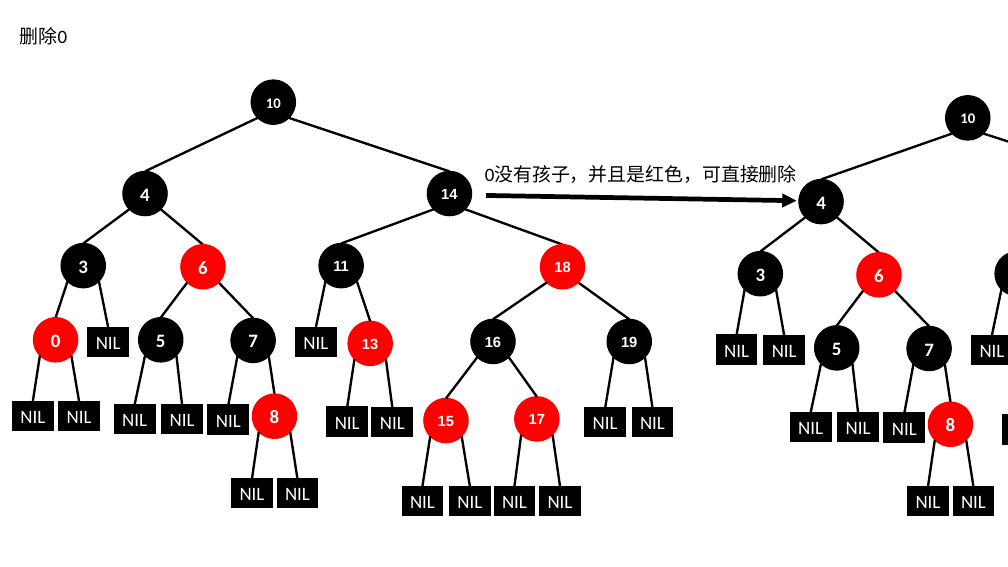
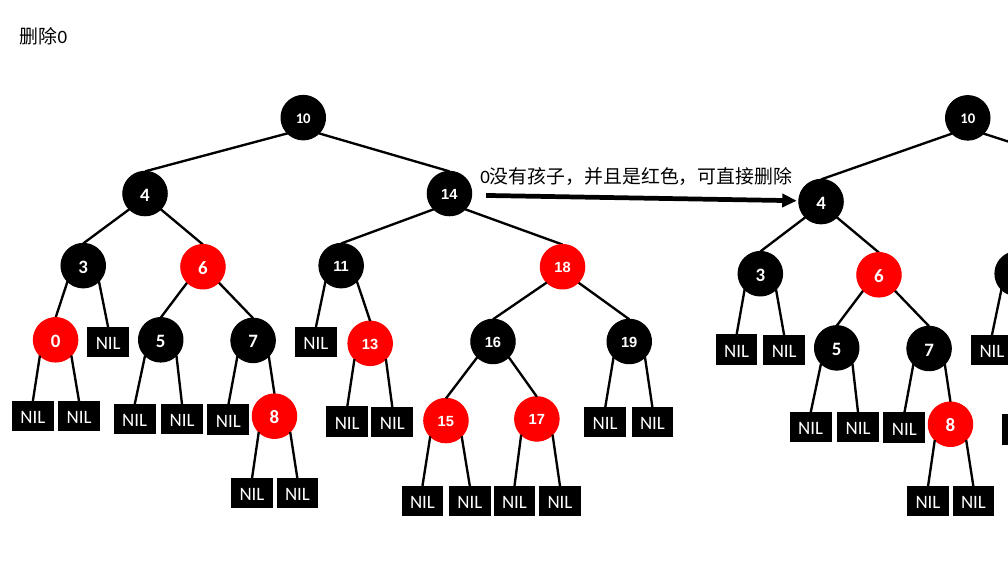
Before and after one commit to BinMarshall/studing, a slide deck: slide 22 of 源码分析/红黑树插入演示.pptx. Drawn at 1008x567 pixels with LibreOffice and Linux fonts; fonts in the diff are those of the drawing. Boxes give left, top, right and bottom in pixels: in the first picture for what was removed or moved away, otherwise in the second. Text is boxed around its words. In the diff, an @@ line names an element or a change of style, - is before the commit and + after.

```diff
--- a/源码分析/红黑树插入演示.pptx
+++ b/源码分析/红黑树插入演示.pptx
@@ ellipse "10": place and size @@
-ellipse "10" at [251, 80, 296, 125]
+ellipse "10" at [281, 95, 326, 140]
@@ line moved from (258, 118) - (145, 172) to (287, 133) - (145, 172) @@
@@ line moved from (450, 172) - (289, 118) to (450, 172) - (319, 133) @@
@@ text "0没有孩子，并且是红色，可直接删除": place and size @@
-text "0没有孩子，并且是红色，可直接删除" at [485, 165, 797, 183]
+text "0没有孩子，并且是红色，可直接删除" at [480, 168, 792, 185]
```
Also in this commit, not shown: 19 other slides changed.
